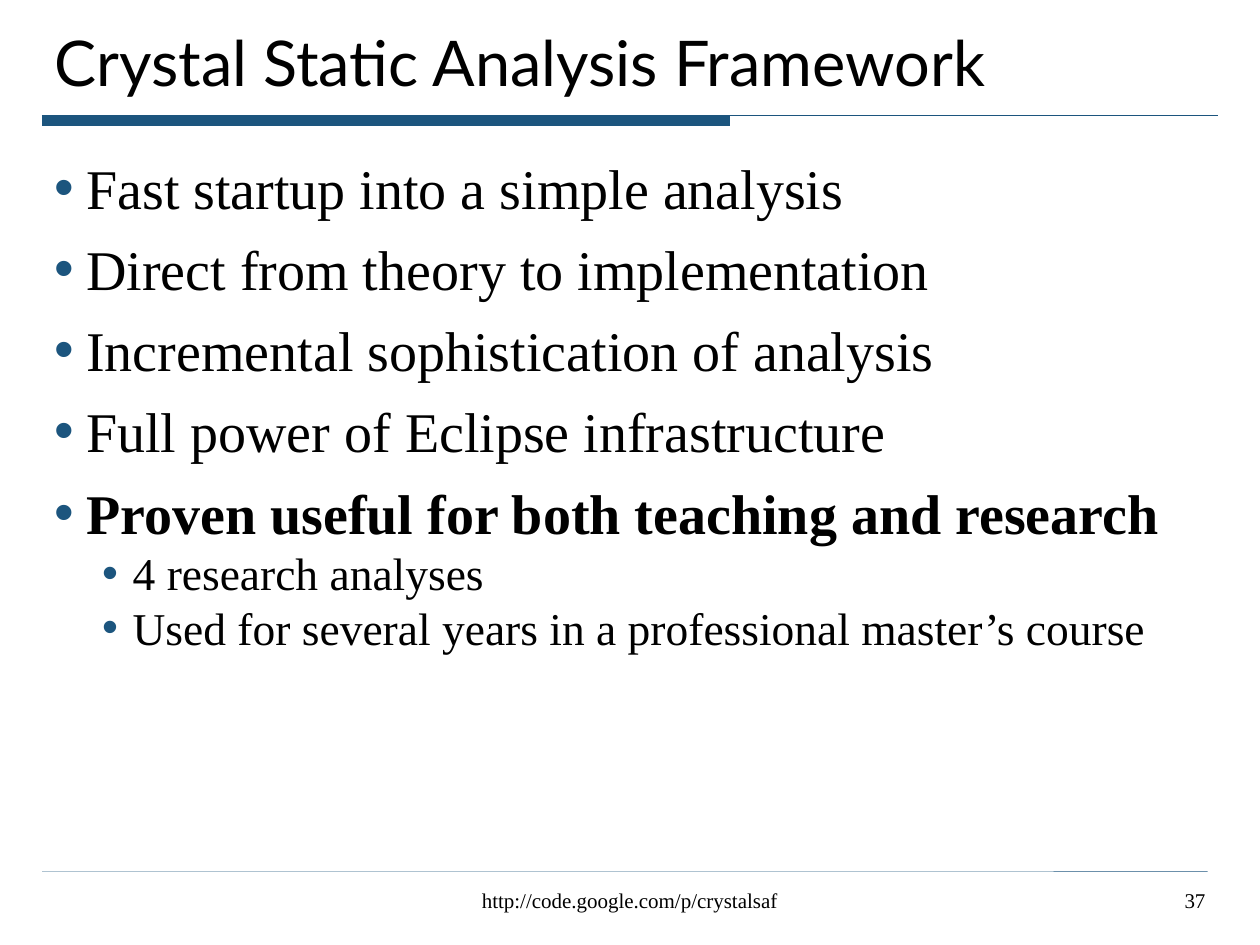
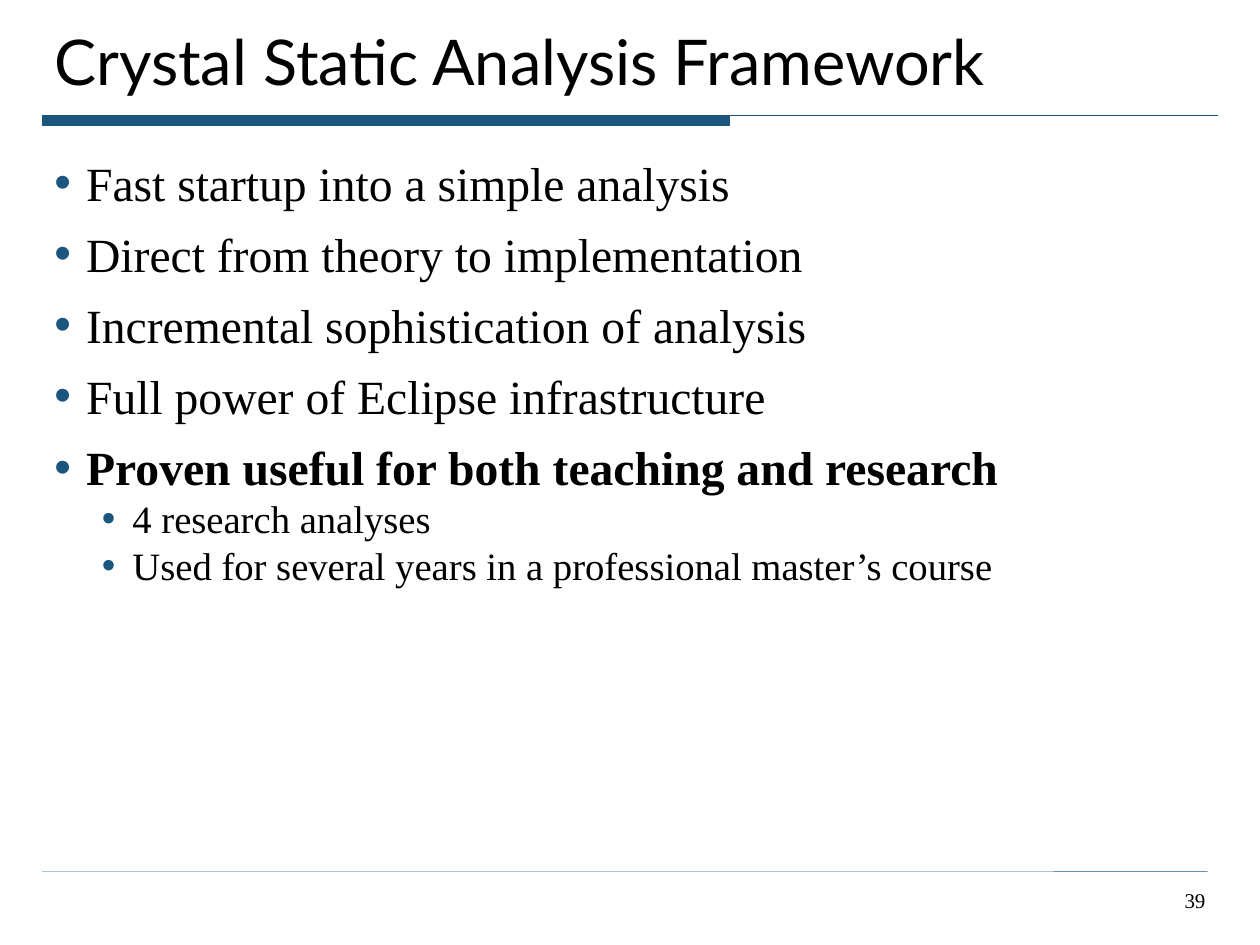
Before and after one commit to ciera/crystalsaf, a slide deck: slide 39 of TutorialExamples/CrystalTutorial.ppt (slide 37 before the commit). Drawn at 1260x945 pixels with LibreOffice and Linux fonts; fonts in the diff are those of the drawing. Boxes give left, top, right and bottom in pixels: in the first picture for what was removed or moved away, otherwise in the second. Text is boxed around its words. In the diff, an @@ line names an element or a change of style, - is before the commit and + after.

```diff
--- a/TutorialExamples/CrystalTutorial.ppt
+++ b/TutorialExamples/CrystalTutorial.ppt
@@ text "Fast startup into a simple ..." at box(86, 168, 998, 588): size 32 to 27.2 pt in "Fast startup into a simple analysis", "Direct from theory to implementation", "Incremental sophistication of analysis", "Full power of Eclipse infrastructure" and 1 more places; size 26 to 22.1 pt in "4 research analyses", "Used for several years in a professional ..." @@
@@ text removed at box(482, 893, 778, 913) @@
-http://code.google.com/p/crystalsaf
@@ page number at box(1185, 894, 1206, 909): text changed @@
-37
+39
```
Also in this commit, not shown: 35 other slides changed, 2 slides added.
